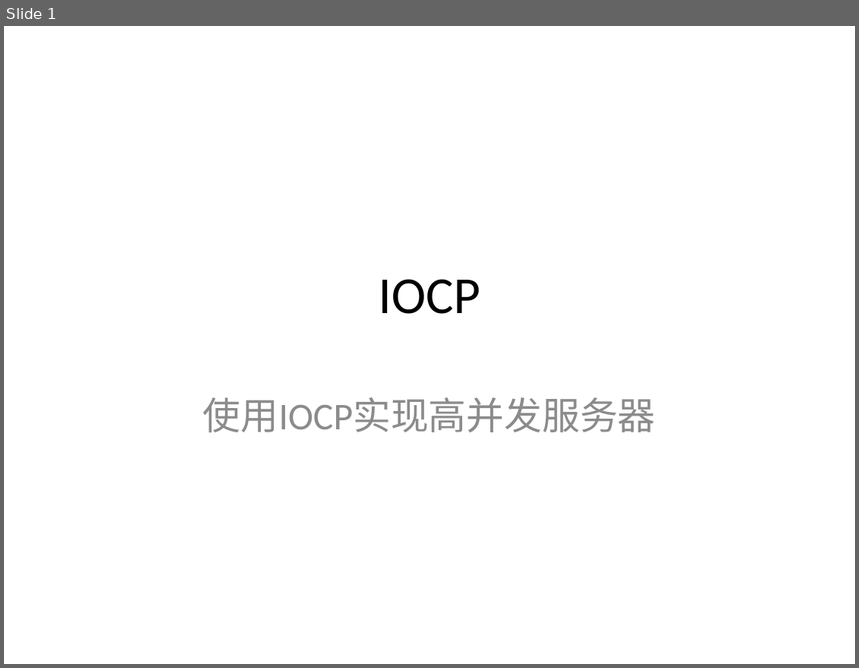
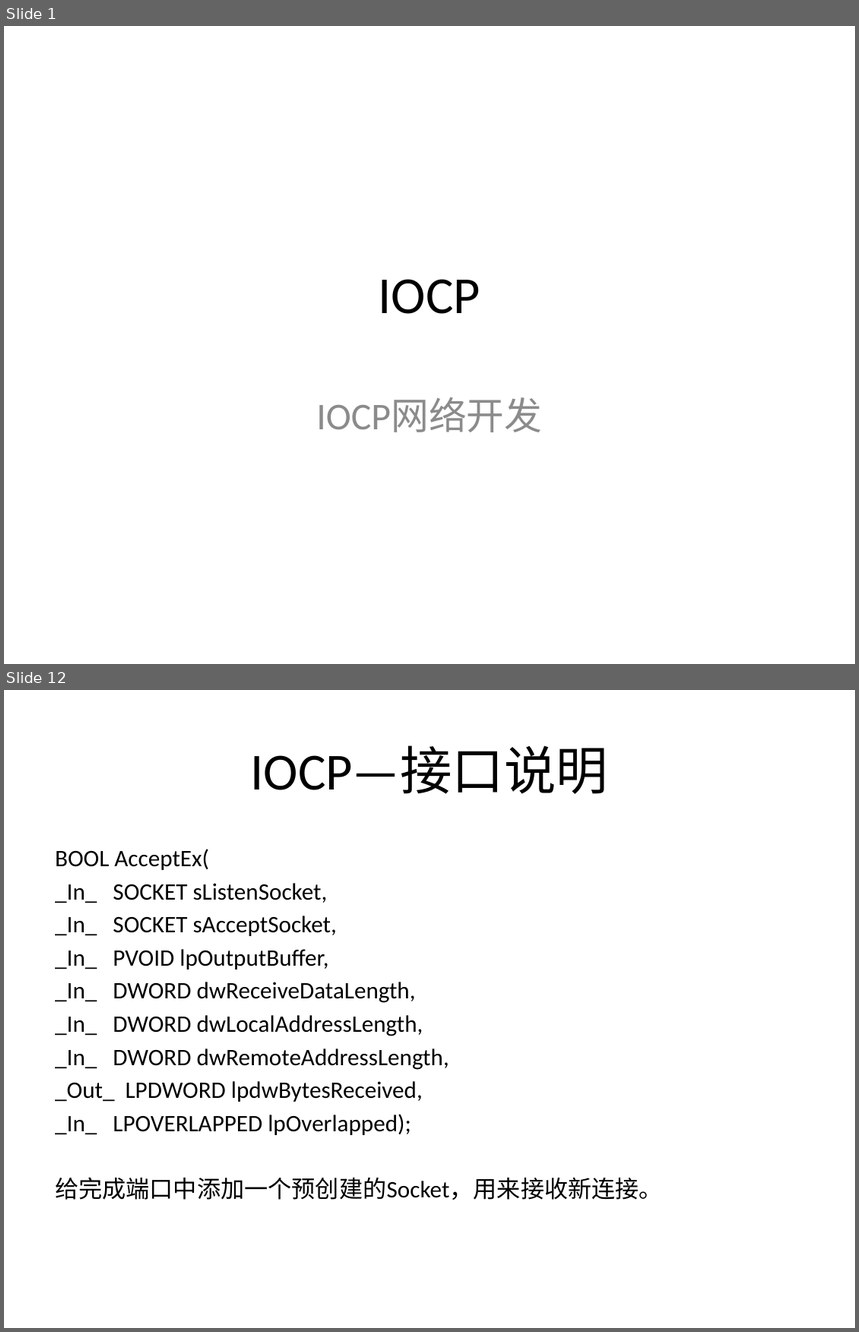
Before and after one commit to dxjeric/CompletionPort, a slide deck: Doc/IOCP.pptx. Shown one above the other, each under a label of ours: slide 1 before the commit, slides 1 and 12 after it; the slides between them are not shown. The pictures are 859x668 and 859x1332 pixels, drawn with LibreOffice and Linux fonts; fonts in the diff are those of the drawing; background and template pictures are left out. Boxes give left, top, right and bottom in pixels: in the first picture for what was removed or moved away, otherwise in the second. Text is boxed around its words. In the diff, an @@ line names an element or a change of style, - is before the commit and + after.

```diff
--- a/Doc/IOCP.pptx
+++ b/Doc/IOCP.pptx
@@ slide 12 added at [4,690,855,1328], background picture (left out) @@
@@ title added at [251,746,608,794], 44 pt, text #000000 @@
+IOCP—接口说明
@@ text added at [55,849,663,1200], 20 pt, text #000000 @@
+BOOL AcceptEx(
+_In_ SOCKET sListenSocket,
+_In_ SOCKET sAcceptSocket,
+_In_ PVOID lpOutputBuffer,
+_In_ DWORD dwReceiveDataLength,
+_In_ DWORD dwLocalAddressLength,
+_In_ DWORD dwRemoteAddressLength,
+_Out_ LPDWORD lpdwBytesReceived,
+_In_ LPOVERLAPPED lpOverlapped);
+给完成端口中添加一个预创建的Socket，用来接收新连接。
@@ slide 1 changed as well @@
@@ subtitle at [316,398,542,433]: text changed @@
-使用IOCP实现高并发服务器
+IOCP网络开发
```
Also in this commit, not shown: 13 other slides added.
